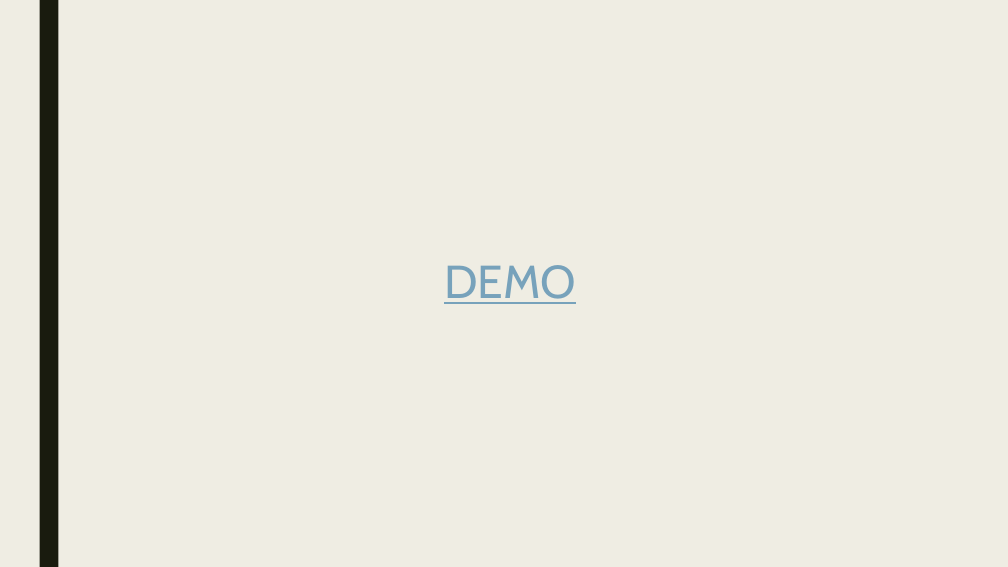
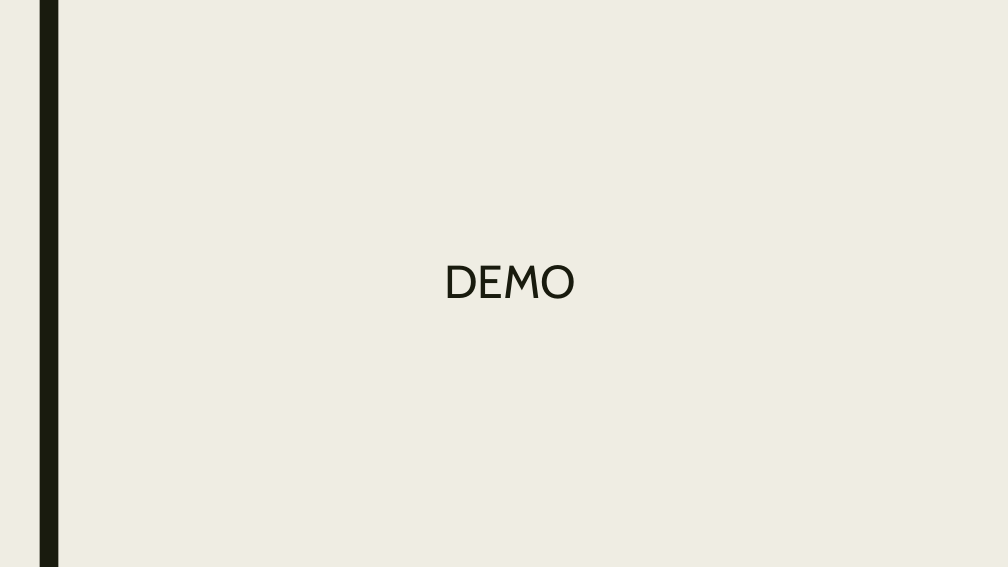
Before and after one commit to lin157644/ncu-asm-final-project, a slide deck: slide 5 of group19.pptx. Drawn at 1008x567 pixels with LibreOffice and Linux fonts; fonts in the diff are those of the drawing. Boxes give left, top, right and bottom in pixels: in the first picture for what was removed or moved away, otherwise in the second. Text is boxed around its words. In the diff, an @@ line names an element or a change of style, - is before the commit and + after.

Commit message:
THE DEMO version.

```diff
--- a/group19.pptx
+++ b/group19.pptx
@@ title "DEMO" at <box>444,265,576,299</box>: text colour #77A2BB to #191B0E, underline off @@
```
Also in this commit, not shown: 3 other slides changed, 3 other files.
